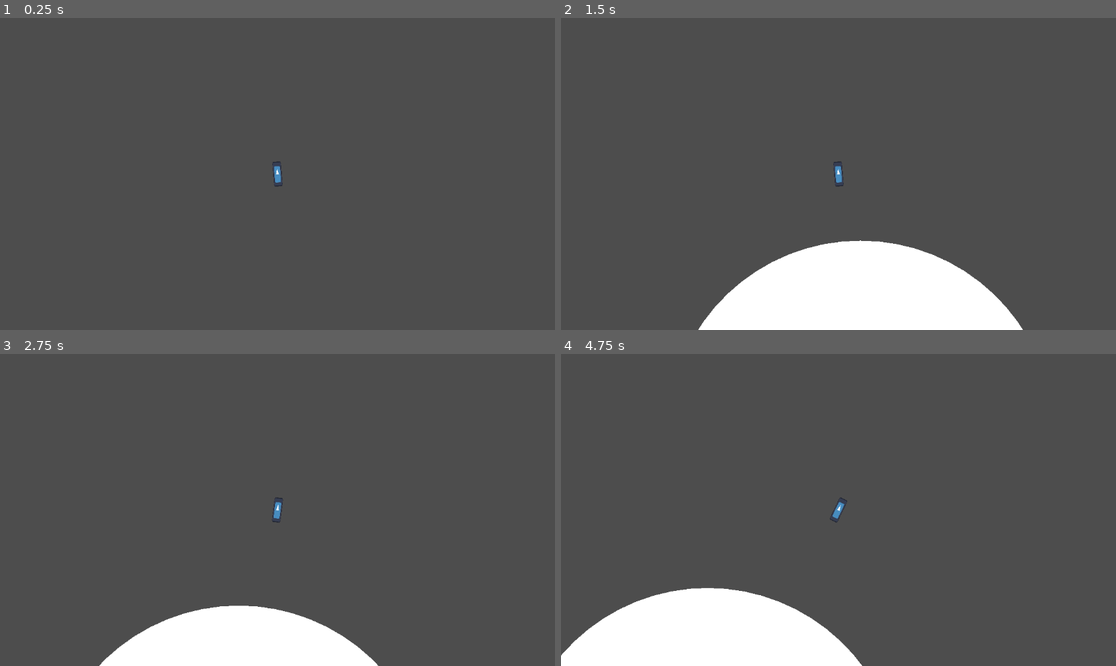
Above: before the commit, frames 1-4 (two rows, left to right).
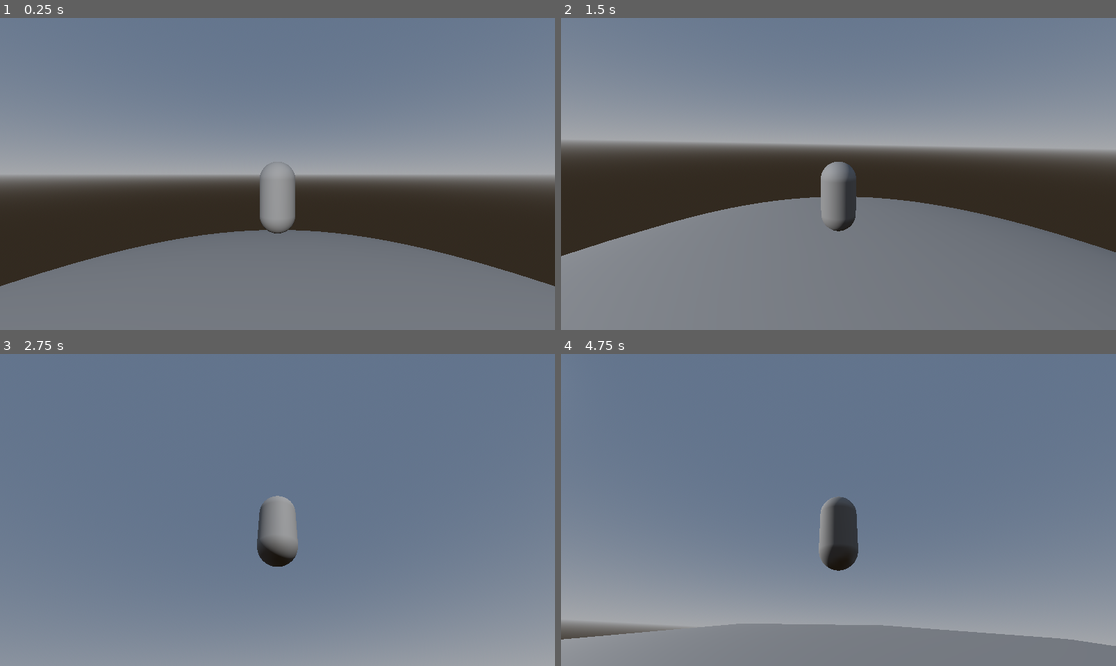
Above: after the commit, the same moments.

Repository: AndrejLapin/godot_samples
Game: Godot game, scene res://3D/PlanetWorld.tscn
Two runs of this game, one before a commit and one after it. Both use one fixed random seed, a clock stepped at 60 frames per second and the inputs below. Before the commit the project starts from res://2D/World.tscn. The engine's default icon, where the game draws it, is replaced by a stand-in: a white triangle on a blue panel in a dark square.
Inputs (mouse positions are in pixels of both pictures, inside the frame that each line leads up to):
- Up to frame 1 (0.25 s): no input
- Up to frame 2 (1.5 s): move the mouse to (960, 158) at 0.52 s; hold D (move_right) 0.53-1.28 s; tap Space (jump) at 0.6, 0.77, 1.07, 1.35 s; move the mouse to (727, 189) at 1.27 s; hold S (move_down) from 1.28 s (still down)
- Up to frame 3 (2.75 s): tap Space (jump) at 1.52, 1.82, 2.1 s; move the mouse to (333, 441) at 2.02 s; release S (move_down) at 2.03 s; hold D (move_right) from 2.03 s (still down)
- Up to frame 4 (4.75 s): move the mouse to (810, 572) at 2.77 s; release D (move_right) at 2.78 s; hold W (move_up) 2.78-3.53 s; tap Space (jump) at 2.85, 3.02, 3.32, 3.6, 3.77, 4.07, 4.35, 4.52 s; move the mouse to (1005, 556) at 3.52 s; hold A (move_left) from 3.53 s (still down); move the mouse to (672, 463) at 4.27 s

The runs differ from the first frame. In frame 1, 97% of the frame differs, in the area x 0-100%, y 0-100%; in frame 2, 97%; in frame 3, 100%; in frame 4, 100%.

Commit message:
local gravity based orientation and movement

Diff:
--- /dev/null
+++ b/3D/Characters/PlanetPlayer.gd
@@ -0,0 +1,71 @@
+class_name PlanetPlayer extends RigidBody3D
+
+const JUMP_VELOCITY: float = 5.0
+const MOVE_SPEED: float = 25.0
+const SENSTIVITY: float = 0.003
+const FLOOR_ANGLE_THRESHOLD: float = 0.01
+const ROTATION_SPEED: float = 5.0
+
+@export_range(0, 180, 0.001, "radians_as_degrees") var floor_max_angle: float = deg_to_rad(60)
+
+@onready var head: Node3D = $Head
+
+var y_rotate_amount: float = 0.0
+var on_the_floor: bool = false
+
+var _gravity_direction: Vector3 = Vector3.ZERO
+
+
+# Called when the node enters the scene tree for the first time.
+func _ready() -> void:
+	axis_lock_angular_y = true
+	axis_lock_angular_x = true
+	axis_lock_angular_z = true
+	Input.set_mouse_mode(Input.MOUSE_MODE_CAPTURED)
+
+
+func _unhandled_input(event: InputEvent):
+	if event is InputEventMouseMotion:
+		var mouse_motion: InputEventMouseMotion = event
+		y_rotate_amount += -mouse_motion.relative.x
+		head.rotate_x(-mouse_motion.relative.y * SENSTIVITY)
+		head.rotation.x = clamp(head.rotation.x, deg_to_rad(-60), deg_to_rad(60))
+
+
+func _integrate_forces(state: PhysicsDirectBodyState3D) -> void:
+	rotate_object_local(Vector3.UP, y_rotate_amount * SENSTIVITY)
+	y_rotate_amount = 0.0
+
+	_gravity_direction = state.get_total_gravity().normalized()
+	var up_vector = -_gravity_direction
+	var forward_vector := up_vector.cross(Vector3.RIGHT)
+	print("Up vector: " + str(-_gravity_direction))
+	print("Forward vector: " + str(transform.basis.z))
+	_orient_character_to_direction(transform.basis.z, state.step)
+
+	on_the_floor = false
+	for index in state.get_contact_count():
+		var localized_collision = state.get_contact_local_normal(index)
+		var floor_angle: float = abs(localized_collision.angle_to(-_gravity_direction))
+		if floor_angle <= floor_max_angle:
+			on_the_floor = true
+
+
+func _orient_character_to_direction(forward: Vector3, delta: float) -> void:
+	var left_axis := -_gravity_direction.cross(forward)
+	var rotation_basis := Basis(left_axis, -_gravity_direction, forward).orthonormalized()
+	transform.basis = Basis(transform.basis.get_rotation_quaternion().slerp(rotation_basis, \
+						delta * ROTATION_SPEED))
+
+
+# Called every frame. 'delta' is the elapsed time since the previous frame.
+func _physics_process(_delta: float) -> void:
+	if Input.is_action_just_pressed("jump") and on_the_floor:
+		print(JUMP_VELOCITY * mass * -_gravity_direction)
+		apply_central_impulse(JUMP_VELOCITY * mass * -_gravity_direction)
+		#linear_velocity.y = JUMP_VELOCITY * -_gravity_direction
+
+	if on_the_floor:
+		var raw_input = Input.get_vector("move_left", "move_right", "move_up", "move_down")
+		var direction = (transform.basis * Vector3(raw_input.x, 0, raw_input.y))
+		apply_central_force(direction * mass * MOVE_SPEED)
--- /dev/null
+++ b/3D/Characters/PlanetPlayer.tscn
@@ -0,0 +1,37 @@
+[gd_scene load_steps=6 format=3 uid="uid://b6r1lmupoo74v"]
+
+[ext_resource type="Script" path="res://3D/Characters/PlanetPlayer.gd" id="1_bmdw0"]
+
+[sub_resource type="StandardMaterial3D" id="StandardMaterial3D_ot1d5"]
+albedo_color = Color(0.819608, 0.247059, 0.129412, 1)
+
+[sub_resource type="BoxMesh" id="BoxMesh_1sbey"]
+material = SubResource("StandardMaterial3D_ot1d5")
+size = Vector3(0.5, 0.5, 0.5)
+
+[sub_resource type="CapsuleShape3D" id="CapsuleShape3D_wjcig"]
+
+[sub_resource type="CapsuleMesh" id="CapsuleMesh_jejbm"]
+
+[node name="PlanetPlayer" type="RigidBody3D"]
+max_contacts_reported = 10
+contact_monitor = true
+script = ExtResource("1_bmdw0")
+
+[node name="Shnoz" type="MeshInstance3D" parent="."]
+transform = Transform3D(1, 0, 0, 0, 1, 0, 0, 0, 1, 0, 0.479384, -0.374087)
+mesh = SubResource("BoxMesh_1sbey")
+
+[node name="Head" type="Node3D" parent="."]
+transform = Transform3D(1, 0, 0, 0, 1, 0, 0, 0, 1, 0, 0.650059, 0)
+
+[node name="Camera3D" type="Camera3D" parent="Head"]
+transform = Transform3D(1, 0, 0, 0, 1, 0, 0, 0, 1, 2.08165e-12, 0, 5.70336)
+
+[node name="CollisionShape3D" type="CollisionShape3D" parent="."]
+transform = Transform3D(1, 0, 0, 0, 1, 0, 0, 0, 1, 0, 2.08165e-12, 0)
+shape = SubResource("CapsuleShape3D_wjcig")
+
+[node name="MeshInstance3D" type="MeshInstance3D" parent="."]
+transform = Transform3D(1, 0, 0, 0, 1, 0, 0, 0, 1, 0, 2.08165e-12, 0)
+mesh = SubResource("CapsuleMesh_jejbm")
--- a/3D/Characters/RigidPlayer.gd
+++ b/3D/Characters/RigidPlayer.gd
@@ -44,14 +44,15 @@
 	y_rotate_amount = 0.0
 
 	if Input.is_action_just_pressed("jump") and on_the_floor:
-		linear_velocity.y = JUMP_VELOCITY
+		self.apply_central_impulse(JUMP_VELOCITY * mass * Vector3.UP)
+		#linear_velocity.y = JUMP_VELOCITY
 
-	if on_the_floor:
-		var input_dir = Input.get_vector("move_left", "move_right", "move_up", "move_down")
-		var direction = (transform.basis * Vector3(input_dir.x, 0, input_dir.y)).normalized()
-		if direction:
-			linear_velocity.x = direction.x * MOVE_SPEED
-			linear_velocity.z = direction.z * MOVE_SPEED
-		else:
-			linear_velocity.x = 0.0
-			linear_velocity.z = 0.0
+	#if on_the_floor:
+		#var input_dir = Input.get_vector("move_left", "move_right", "move_up", "move_down")
+		#var direction = (transform.basis * Vector3(input_dir.x, 0, input_dir.y)).normalized()
+		#if direction:
+			#linear_velocity.x = direction.x * MOVE_SPEED
+			#linear_velocity.z = direction.z * MOVE_SPEED
+		#else:
+			#linear_velocity.x = 0.0
+			#linear_velocity.z = 0.0
--- /dev/null
+++ b/3D/Characters/SimplePlanetCharacter.gd
@@ -0,0 +1,79 @@
+class_name SimplePlanetCharacter extends RigidBody3D
+
+var jump_initial_impulse: float = 50.0
+var move_speed: float = 15.0
+var rotation_speed: float = 5.0
+
+#enum state {
+	#jumping
+#}
+
+var local_gravity: Vector3 = Vector3.ZERO
+var _move_direction: Vector3 = Vector3.ZERO
+var _last_strong_direction: Vector3 = Vector3.ZERO
+
+func _integrate_forces(state: PhysicsDirectBodyState3D) -> void:
+	local_gravity = state.get_total_gravity().normalized()
+
+	if _move_direction.length() > 0.2:
+		_last_strong_direction = _move_direction.normalized()
+
+	_move_direction = _get_model_oriented_input()
+	_orient_character_to_direction(_last_strong_direction, state.step)
+
+	if is_jumping(state):
+		jump()
+		apply_central_impulse(-local_gravity * jump_initial_impulse)
+	if is_on_floor(state) and not is_falling():
+		apply_central_force(_move_direction * move_speed)
+	#model.velocity = state.linear_velocity
+
+
+func _get_model_oriented_input() -> Vector3:
+	var raw_input = Input.get_vector("move_left", "move_right", "move_up", "move_down")
+	var input := Vector3(raw_input.x, 0, raw_input.y)
+
+	#input.x = raw_input.x * sqrt(1.0 - raw_input.y * raw_input.y / 2.0)
+	#input.z = raw_input.y * sqrt(1.0 - raw_input.x * raw_input.x / 2.0)
+
+	# might break because this is Vector2
+	input = transform.basis * input
+	return input
+
+
+func _orient_character_to_direction(direction: Vector3, delta: float) -> void:
+	var left_axis := -local_gravity.cross(direction)
+	print(direction)
+	var rotation_basis := Basis(left_axis, -local_gravity, direction).orthonormalized()
+	transform.basis = Basis(transform.basis.get_rotation_quaternion().slerp(rotation_basis, \
+						delta * rotation_speed))
+
+
+func is_jumping(state: PhysicsDirectBodyState3D) -> bool:
+	return false
+
+
+func is_on_floor(state: PhysicsDirectBodyState3D) -> bool:
+	for contact in state.get_contact_count():
+		var contact_normal = state.get_contact_local_normal(contact)
+		if contact_normal.dot(-local_gravity) > 0.5:
+			return true
+	return false
+
+
+func is_falling() -> bool:
+	return false
+
+
+func jump() -> void:
+	pass
+
+
+# Called when the node enters the scene tree for the first time.
+func _ready() -> void:
+	pass # Replace with function body.
+
+
+# Called every frame. 'delta' is the elapsed time since the previous frame.
+func _process(delta: float) -> void:
+	pass
--- /dev/null
+++ b/3D/PlanetWorld.tscn
@@ -0,0 +1,69 @@
+[gd_scene load_steps=8 format=3 uid="uid://det4loyuqlsy5"]
+
+[ext_resource type="PackedScene" uid="uid://b6r1lmupoo74v" path="res://3D/Characters/PlanetPlayer.tscn" id="1_2brvs"]
+
+[sub_resource type="ProceduralSkyMaterial" id="ProceduralSkyMaterial_0l0fm"]
+
+[sub_resource type="Sky" id="Sky_kyrmn"]
+sky_material = SubResource("ProceduralSkyMaterial_0l0fm")
+
+[sub_resource type="Environment" id="Environment_xnj8a"]
+background_mode = 2
+sky = SubResource("Sky_kyrmn")
+
+[sub_resource type="SphereMesh" id="SphereMesh_onb6h"]
+radius = 50.0
+height = 100.0
+
+[sub_resource type="SphereShape3D" id="SphereShape3D_rsjvk"]
+radius = 50.0
+
+[sub_resource type="SphereShape3D" id="SphereShape3D_5avum"]
+radius = 75.0
+
+[node name="PlanetWorld" type="Node3D"]
+
+[node name="WorldEnvironment" type="WorldEnvironment" parent="."]
+environment = SubResource("Environment_xnj8a")
+
+[node name="RigidBody3D" type="StaticBody3D" parent="."]
+
+[node name="MeshInstance3D" type="MeshInstance3D" parent="RigidBody3D"]
+mesh = SubResource("SphereMesh_onb6h")
+
+[node name="CollisionShape3D" type="CollisionShape3D" parent="RigidBody3D"]
+shape = SubResource("SphereShape3D_rsjvk")
+
+[node name="Area3D" type="Area3D" parent="RigidBody3D"]
+gravity_space_override = 1
+gravity_point = true
+gravity_point_center = Vector3(0, 0, 0)
+gravity_direction = Vector3(0, 0, 0)
+
+[node name="CollisionShape3D" type="CollisionShape3D" parent="RigidBody3D/Area3D"]
+shape = SubResource("SphereShape3D_5avum")
+
+[node name="RigidBody3D2" type="StaticBody3D" parent="."]
+transform = Transform3D(1, 0, 0, 0, 1, 0, 0, 0, 1, 33.8037, 0, 117.392)
+
+[node name="MeshInstance3D" type="MeshInstance3D" parent="RigidBody3D2"]
+mesh = SubResource("SphereMesh_onb6h")
+
+[node name="CollisionShape3D" type="CollisionShape3D" parent="RigidBody3D2"]
+shape = SubResource("SphereShape3D_rsjvk")
+
+[node name="Area3D" type="Area3D" parent="RigidBody3D2"]
+gravity_space_override = 1
+gravity_point = true
+gravity_point_center = Vector3(0, 0, 0)
+gravity_direction = Vector3(0, 0, 0)
+
+[node name="CollisionShape3D" type="CollisionShape3D" parent="RigidBody3D2/Area3D"]
+shape = SubResource("SphereShape3D_5avum")
+
+[node name="DirectionalLight3D" type="DirectionalLight3D" parent="."]
+transform = Transform3D(1, 0, 0, 0, 0.89381, 0.448446, 0, -0.448446, 0.89381, 307.575, 73.3666, 61.7409)
+
+[node name="PlanetPlayer" parent="." instance=ExtResource("1_2brvs")]
+transform = Transform3D(1, 0, 0, 0, 1, 0, 0, 0, 1, 0, 53.0138, 0)
+floor_max_angle = 1.0472
--- /dev/null
+++ b/3D/SimplerPlanets.tscn
@@ -0,0 +1,99 @@
+[gd_scene load_steps=12 format=3 uid="uid://b1pf8rgusgdsk"]
+
+[ext_resource type="Script" path="res://3D/Characters/SimplePlanetCharacter.gd" id="1_x3aji"]
+
+[sub_resource type="ProceduralSkyMaterial" id="ProceduralSkyMaterial_0l0fm"]
+
+[sub_resource type="Sky" id="Sky_kyrmn"]
+sky_material = SubResource("ProceduralSkyMaterial_0l0fm")
+
+[sub_resource type="Environment" id="Environment_xnj8a"]
+background_mode = 2
+sky = SubResource("Sky_kyrmn")
+
+[sub_resource type="SphereMesh" id="SphereMesh_onb6h"]
+radius = 50.0
+height = 100.0
+
+[sub_resource type="SphereShape3D" id="SphereShape3D_rsjvk"]
+radius = 50.0
+
+[sub_resource type="SphereShape3D" id="SphereShape3D_5avum"]
+radius = 75.0
+
+[sub_resource type="StandardMaterial3D" id="StandardMaterial3D_r8fyl"]
+albedo_color = Color(0.380392, 0.74902, 0.345098, 1)
+
+[sub_resource type="CapsuleMesh" id="CapsuleMesh_jg56h"]
+material = SubResource("StandardMaterial3D_r8fyl")
+
+[sub_resource type="BoxMesh" id="BoxMesh_pe26f"]
+size = Vector3(0.5, 0.5, 0.5)
+
+[sub_resource type="CapsuleShape3D" id="CapsuleShape3D_fefo8"]
+
+[node name="PlanetWorld" type="Node3D"]
+
+[node name="WorldEnvironment" type="WorldEnvironment" parent="."]
+environment = SubResource("Environment_xnj8a")
+
+[node name="RigidBody3D" type="StaticBody3D" parent="."]
+transform = Transform3D(0.2, 0, 0, 0, 0.2, 0, 0, 0, 0.2, 15.0968, 0, -12.4591)
+
+[node name="MeshInstance3D" type="MeshInstance3D" parent="RigidBody3D"]
+mesh = SubResource("SphereMesh_onb6h")
+
+[node name="CollisionShape3D" type="CollisionShape3D" parent="RigidBody3D"]
+shape = SubResource("SphereShape3D_rsjvk")
+
+[node name="Area3D" type="Area3D" parent="RigidBody3D"]
+gravity_space_override = 1
+gravity_point = true
+gravity_point_center = Vector3(0, 0, 0)
+gravity_direction = Vector3(0, 0, 0)
+
+[node name="CollisionShape3D" type="CollisionShape3D" parent="RigidBody3D/Area3D"]
+shape = SubResource("SphereShape3D_5avum")
+
+[node name="RigidBody3D2" type="StaticBody3D" parent="."]
+transform = Transform3D(0.2, 0, 0, 0, 0.2, 0, 0, 0, 0.2, 19.6899, -2.8764, 11.882)
+
+[node name="MeshInstance3D" type="MeshInstance3D" parent="RigidBody3D2"]
+mesh = SubResource("SphereMesh_onb6h")
+
+[node name="CollisionShape3D" type="CollisionShape3D" parent="RigidBody3D2"]
+shape = SubResource("SphereShape3D_rsjvk")
+
+[node name="Area3D" type="Area3D" parent="RigidBody3D2"]
+gravity_space_override = 1
+gravity_point = true
+gravity_point_center = Vector3(0, 0, 0)
+gravity_direction = Vector3(0, 0, 0)
+
+[node name="CollisionShape3D" type="CollisionShape3D" parent="RigidBody3D2/Area3D"]
+shape = SubResource("SphereShape3D_5avum")
+
+[node name="DirectionalLight3D" type="DirectionalLight3D" parent="."]
+transform = Transform3D(1, 0, 0, 0, 0.89381, 0.448446, 0, -0.448446, 0.89381, 307.575, 73.3666, 61.7409)
+
+[node name="Camera3D" type="Camera3D" parent="."]
+transform = Transform3D(-4.37114e-08, 0, -1, 0, 1, 0, 1, 0, -4.37114e-08, -4.651, 0.545, -3.335)
+
+[node name="SimplePlanetCharacter" type="RigidBody3D" parent="."]
+transform = Transform3D(1, 0, 0, 0, 1, 0, 0, 0, 1, 7.65573, 8.05809, -12.6262)
+axis_lock_angular_x = true
+axis_lock_angular_y = true
+axis_lock_angular_z = true
+max_contacts_reported = 10
+contact_monitor = true
+script = ExtResource("1_x3aji")
+
+[node name="MeshInstance3D" type="MeshInstance3D" parent="SimplePlanetCharacter"]
+mesh = SubResource("CapsuleMesh_jg56h")
+
+[node name="MeshInstance3D2" type="MeshInstance3D" parent="SimplePlanetCharacter"]
+transform = Transform3D(1, 0, 0, 0, 1, 0, 0, 0, 1, 0, 0.479053, 0.316126)
+mesh = SubResource("BoxMesh_pe26f")
+
+[node name="CollisionShape3D" type="CollisionShape3D" parent="SimplePlanetCharacter"]
+shape = SubResource("CapsuleShape3D_fefo8")
--- a/3D/gameplay.tscn
+++ b/3D/gameplay.tscn
@@ -1,7 +1,10 @@
-[gd_scene load_steps=8 format=3 uid="uid://ck6glp6ne0ef3"]
+[gd_scene load_steps=9 format=3 uid="uid://ck6glp6ne0ef3"]
 
 [ext_resource type="PackedScene" uid="uid://cidnmein75clp" path="res://3D/Characters/RigidPlayer.tscn" id="1_5hugg"]
 [ext_resource type="Shader" path="res://3D/sky.gdshader" id="2_krkup"]
+
+[sub_resource type="BoxShape3D" id="BoxShape3D_xivbd"]
+size = Vector3(20.4377, 25.4776, 21.0952)
 
 [sub_resource type="PlaneMesh" id="PlaneMesh_4tip0"]
 
@@ -25,6 +28,13 @@
 
 [node name="World" type="Node3D" parent="."]
 
+[node name="Area3D" type="Area3D" parent="World"]
+gravity_space_override = 1
+
+[node name="CollisionShape3D" type="CollisionShape3D" parent="World/Area3D"]
+transform = Transform3D(1, 0, 0, 0, 1, 0, 0, 0, 1, 0.40686, 12.2388, 0.142334)
+shape = SubResource("BoxShape3D_xivbd")
+
 [node name="Ground" type="StaticBody3D" parent="World"]
 transform = Transform3D(10, 0, 0, 0, 10, 0, 0, 0, 10, 0, 0, 0)
 
--- a/project.godot
+++ b/project.godot
@@ -11,9 +11,14 @@
 [application]
 
 config/name="Godot Samples"
-run/main_scene="res://2D/World.tscn"
+run/main_scene="res://3D/PlanetWorld.tscn"
 config/features=PackedStringArray("4.2", "Forward Plus")
 config/icon="res://icon.svg"
+
+[display]
+
+window/size/viewport_width=1920
+window/size/viewport_height=1080
 
 [input]
 
@@ -45,4 +50,6 @@
 
 [physics]
 
+3d/default_gravity=0.0
+3d/default_gravity_vector=Vector3(0, 0, 0)
 2d/default_gravity_vector=Vector2(0, 0)
Not shown, added: 3D/Characters/PlaA9EC.tmp
Not shown, added: 3D/Sim5844.tmp
